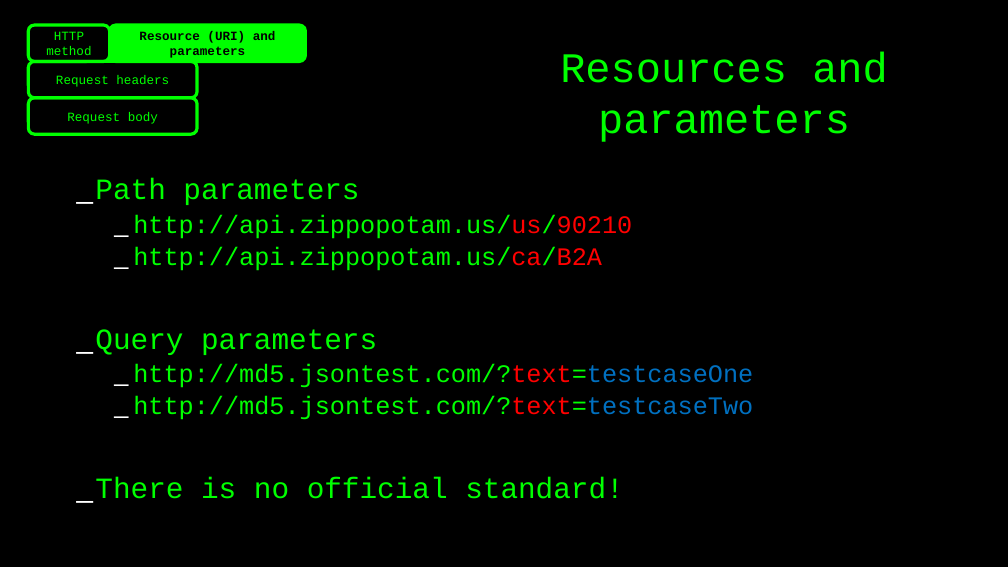
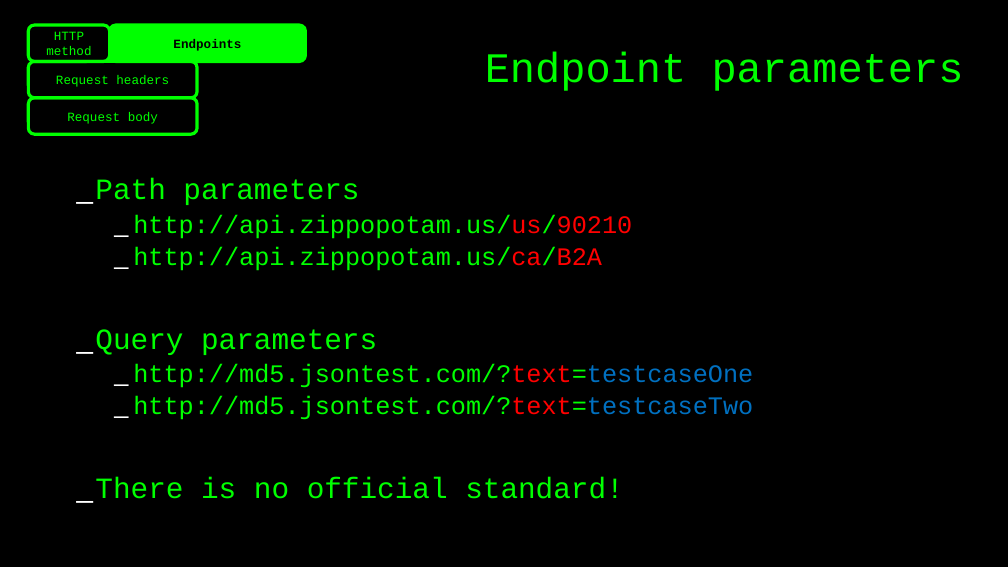
Before and after one commit to basdijkstra/requests-workshop, a slide deck: slide 17 of python-requests-workshop.odp (slide 16 before the commit). Drawn at 1008x567 pixels with LibreOffice and Linux fonts; fonts in the diff are those of the drawing. Boxes give left, top, right and bottom in pixels: in the first picture for what was removed or moved away, otherwise in the second. Text is boxed around its words. In the diff, an @@ line names an element or a change of style, - is before the commit and + after.

```diff
--- a/python-requests-workshop.odp
+++ b/python-requests-workshop.odp
@@ text in freeform shape at (x1=173, y1=39, x2=241, y2=51): text changed @@
-Resource (URI) and parameters
+Endpoints
@@ text at (x1=485, y1=52, x2=964, y2=91): text changed @@
-Resources and parameters
+Endpoint parameters
```
Also in this commit, not shown: 13 other slides changed, 2 slides added, 9 slides removed, 2 other files.
